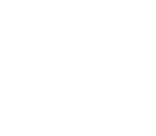
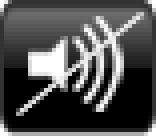
Comparing the layer stacks of the two (156, 136) images. Changes:
added layer "Layer 15 copy" in group "Button (Black)" over bbox(16, 12, 144, 116)
added layer "Layer 15" in group "Button (Black)" over bbox(16, 12, 144, 116)
added layer "Layer 13" in group "Button (Black)" over bbox(28, 16, 124, 112)
hid "Layer 12" over bbox(36, 24, 112, 100)
showed "Button copy" over bbox(0, 0, 156, 136)
